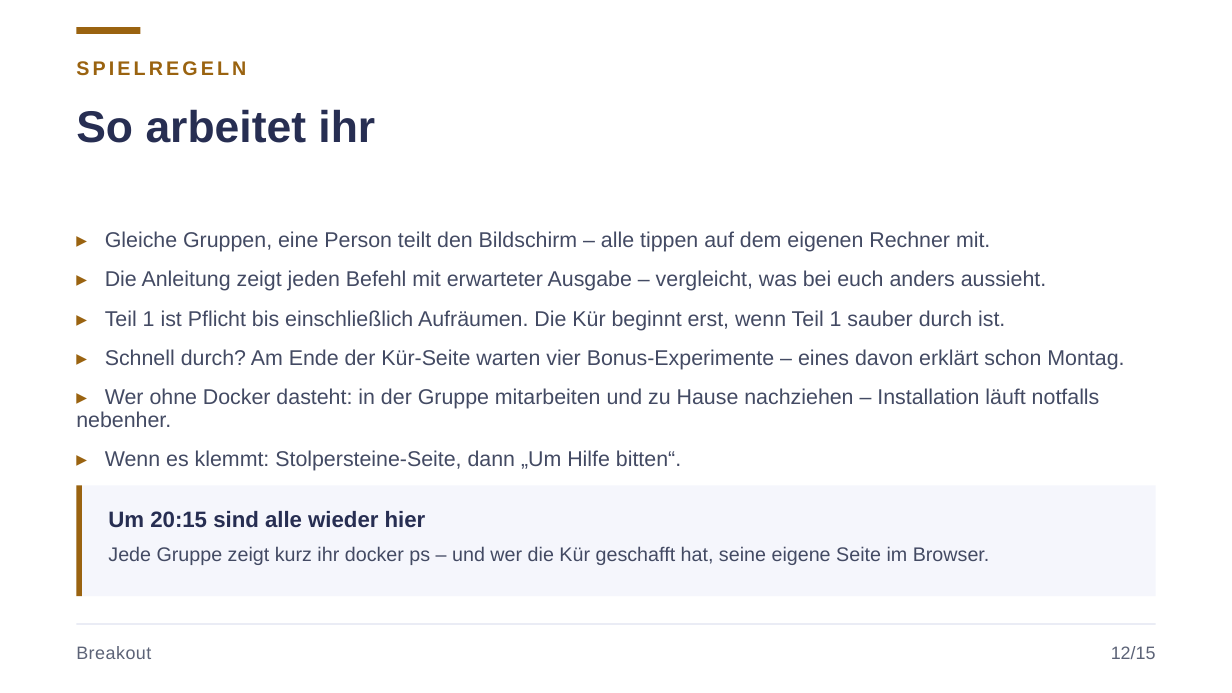
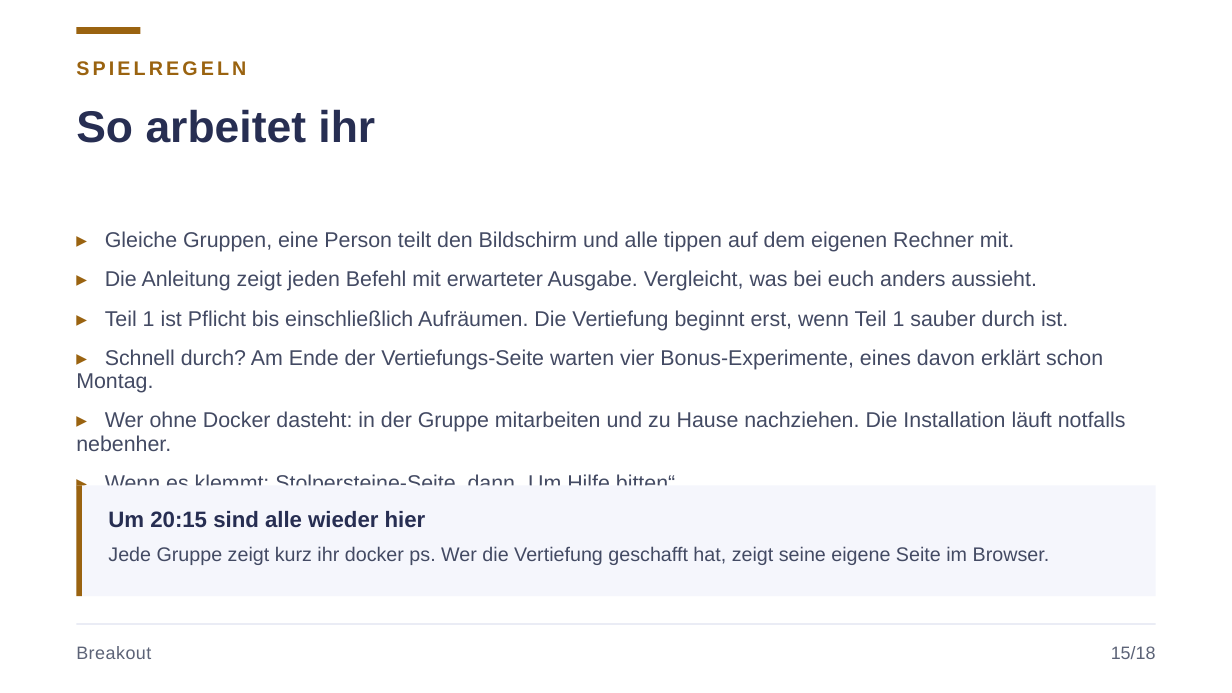
Before and after one commit to JacobMenge/kurs-unterlagen, a slide deck: slide 18 of folien/05-docker-einfuehrung.pptx (slide 15 before the commit). Drawn at 1232x693 pixels with LibreOffice and Linux fonts; fonts in the diff are those of the drawing. Boxes give left, top, right and bottom in pixels: in the first picture for what was removed or moved away, otherwise in the second. Text is boxed around its words. In the diff, an @@ line names an element or a change of style, - is before the commit and + after.

Commit message:
new docker fix

```diff
--- a/folien/05-docker-einfuehrung.pptx
+++ b/folien/05-docker-einfuehrung.pptx
@@ text at (76, 231, 1126, 451): text changed @@
-▸ Gleiche Gruppen, eine Person teilt den Bildschirm – alle tippen auf dem eigenen Rechner mit.
-▸ Die Anleitung zeigt jeden Befehl mit erwarteter Ausgabe – vergleicht, was bei euch anders aussieht.
-▸ Teil 1 ist Pflicht bis einschließlich Aufräumen. Die Kür beginnt erst, wenn Teil 1 sauber durch ist.
-▸ Schnell durch? Am Ende der Kür-Seite warten vier Bonus-Experimente – eines davon erklärt schon Montag.
-▸ Wer ohne Docker dasteht: in der Gruppe mitarbeiten und zu Hause nachziehen – Installation läuft notfalls nebenher.
+▸ Gleiche Gruppen, eine Person teilt den Bildschirm und alle tippen auf dem eigenen Rechner mit.
+▸ Die Anleitung zeigt jeden Befehl mit erwarteter Ausgabe. Vergleicht, was bei euch anders aussieht.
+▸ Teil 1 ist Pflicht bis einschließlich Aufräumen. Die Vertiefung beginnt erst, wenn Teil 1 sauber durch ist.
+▸ Schnell durch? Am Ende der Vertiefungs-Seite warten vier Bonus-Experimente, eines davon erklärt schon Montag.
+▸ Wer ohne Docker dasteht: in der Gruppe mitarbeiten und zu Hause nachziehen. Die Installation läuft notfalls nebenher.
@@ text at (108, 546, 1050, 565): text changed @@
-Jede Gruppe zeigt kurz ihr docker ps – und wer die Kür geschafft hat, seine eigene Seite im Browser.
+Jede Gruppe zeigt kurz ihr docker ps. Wer die Vertiefung geschafft hat, zeigt seine eigene Seite im Browser.
@@ text at (1111, 646, 1156, 659): text changed @@
-12/15
+15/18
```
Also in this commit, not shown: 17 other slides changed, 4 slides added, 1 slide removed, 13 other files.
